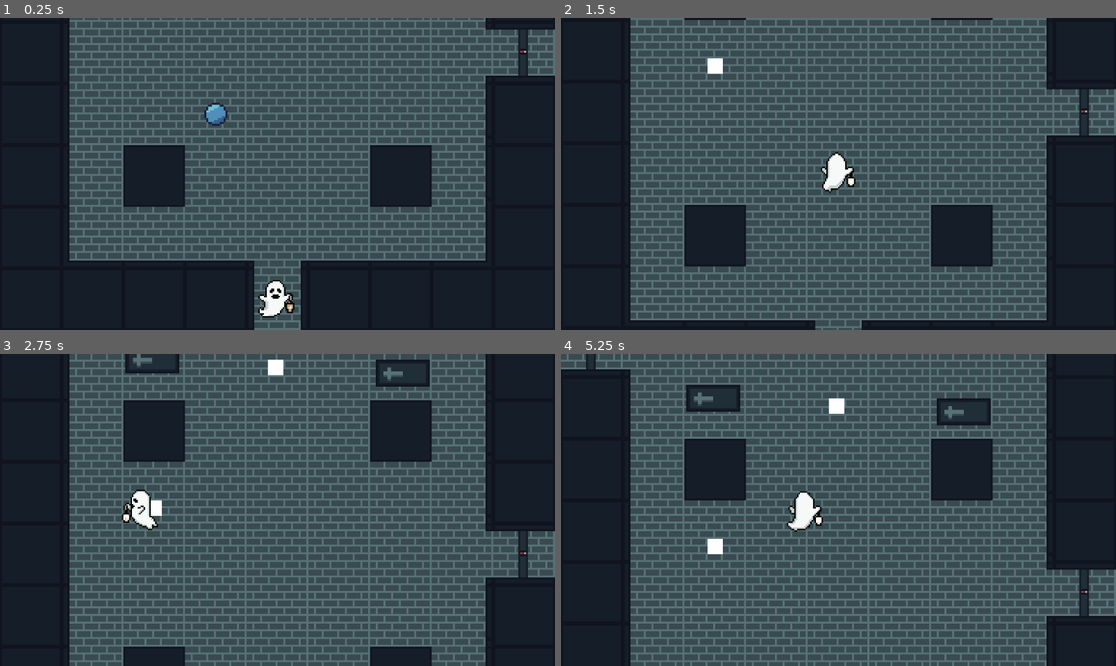
Above: before the commit, frames 1-4 (two rows, left to right).
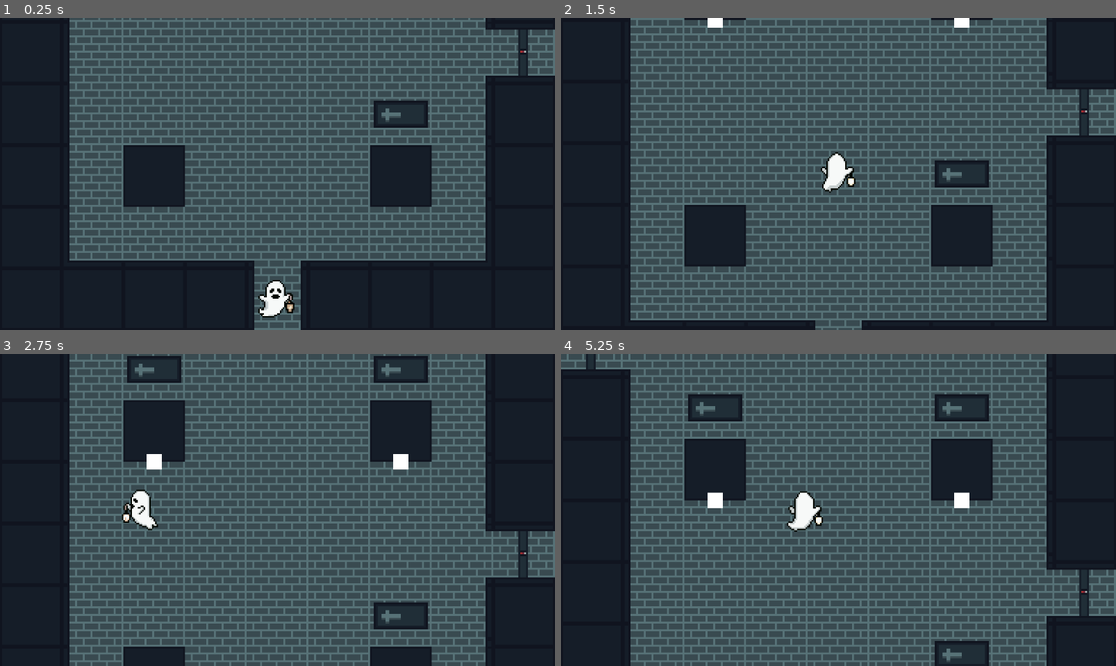
Above: after the commit, the same moments.

Repository: CISC204-S26/hw4-dbrownki-bradfost
Game: Godot game, scene res://Scenes/Rooms/room_1.tscn
The game is run twice, just before and just after one commit, with the same random seed, the same clock (stepped at 60 frames per second) and the same inputs.
Inputs:
- Up to frame 1 (0.25 s): no input
- Up to frame 2 (1.5 s): hold W (move_up) from 0.53 s (still down); tap E (interact) at 0.6, 1.35 s
- Up to frame 3 (2.75 s): release W (move_up) at 2.03 s; hold A (move_left) from 2.03 s (still down); tap E (interact) at 2.1 s
- Up to frame 4 (5.25 s): tap E (interact) every 0.75 s from 2.85 to 5.1 s; release A (move_left) at 3.53 s; hold S (move_down) 3.53-4.28 s; hold D (move_right) 4.28-5.03 s; hold W (move_up) from 5.03 s (still down)

The runs differ from the first frame. In frame 1, 1.0% of the frame differs, in the area x 36-78%, y 26-36%; in frame 2, 1.1%; in frame 3, 2.4%; in frame 4, 2.6%, in the area x 22-78%, y 9-100%.

Commit message:
Creates Tomb Openables that Contain Hidden Interactables

Diff:
--- a/Scenes/Interactables/switch_side_tomb_interactable.tscn
+++ b/Scenes/Interactables/switch_side_tomb_interactable.tscn
@@ -6,11 +6,12 @@
 [sub_resource type="CircleShape2D" id="CircleShape2D_vs6k1"]
 radius = 24.0
 
-[node name="SwitchSideTombInteractable" type="Area2D" unique_id=2092102697]
+[node name="SwitchSideTombInteractable" type="Area2D" unique_id=2092102697 node_paths=PackedStringArray("hiddenElement")]
 z_index = 1
 collision_layer = 2
 collision_mask = 0
 script = ExtResource("1_0o5aa")
+hiddenElement = NodePath("")
 metadata/_custom_type_script = "uid://uvv4u3lsh0oo"
 
 [node name="LeftTombClosed" type="Sprite2D" parent="." unique_id=177490550]
--- a/Scenes/Rooms/room_1.tscn
+++ b/Scenes/Rooms/room_1.tscn
@@ -221,11 +221,11 @@
 limit_bottom = 416
 
 [node name="SignInteractable" parent="." unique_id=993458865 instance=ExtResource("4_476il")]
-position = Vector2(143, 175)
+position = Vector2(208, 224)
 text = ["Hi!", "This is some dummy text!", "This conversation will end after this line!"]
 
 [node name="SignInteractable2" parent="." unique_id=391022452 instance=ExtResource("4_476il")]
-position = Vector2(80, 248)
+position = Vector2(80, 224)
 text = ["This is a different sign", "And it has different text!"]
 
 [node name="AnimatedSprite2D" type="AnimatedSprite2D" parent="." unique_id=1618300061]
@@ -239,9 +239,9 @@
 
 [node name="TextContainer" type="ColorRect" parent="CanvasLayer" unique_id=215167499]
 z_index = 2
-offset_top = 504.0
+offset_top = 506.0
 offset_right = 1156.0
-offset_bottom = 640.0
+offset_bottom = 642.0
 color = Color(0.19607843, 0.19607843, 0.19607843, 0.78431374)
 script = ExtResource("4_ba2wq")
 
@@ -262,14 +262,26 @@
 position = Vector2(80, 112)
 
 [node name="CollectibleInteractable" parent="." unique_id=661864919 instance=ExtResource("8_piptf")]
-position = Vector2(112, 304)
+position = Vector2(-40, 264)
 
 [node name="Tomb_Interactable" parent="." unique_id=2092102697 instance=ExtResource("9_0qggq")]
 z_index = 1
-position = Vector2(79, 171)
-
-[node name="SwitchSideTombInteractable" parent="." unique_id=1227094181 instance=ExtResource("10_7rrix")]
-position = Vector2(209, 178)
+position = Vector2(80, 176)
+
+[node name="HiddenSideTombInteractable" parent="." unique_id=1227094181 node_paths=PackedStringArray("doorToOpen", "hiddenElement") instance=ExtResource("10_7rrix")]
+position = Vector2(208, 176)
+doorToOpen = NodePath("../DungeonDoors/SideDoor2")
+hiddenElement = NodePath("SwitchInteractable2")
+
+[node name="SwitchInteractable2" parent="HiddenSideTombInteractable" unique_id=450423779 instance=ExtResource("7_3rs20")]
+position = Vector2(-8, 0)
+
+[node name="HiddenSideTombInteractable2" parent="." unique_id=830321286 node_paths=PackedStringArray("hiddenElement") instance=ExtResource("10_7rrix")]
+position = Vector2(208, 304)
+hiddenElement = NodePath("SignInteractable3")
+
+[node name="SignInteractable3" parent="HiddenSideTombInteractable2" unique_id=680664921 instance=ExtResource("4_476il")]
+text = ["I'm a pile of bones.", "Call me the bone man.", "Because I'm a pile of bones.", "...", "Man, I wish I was still alive."]
 
 [connection signal="enteredTalking" from="SignInteractable" to="Player" method="_on_entered_talking"]
 [connection signal="enteredTalking" from="SignInteractable" to="CanvasLayer/TextContainer" method="_on_entered_talking"]
@@ -284,3 +296,9 @@
 [connection signal="onSwitchInteracted" from="SwitchIntractable" to="Player" method="_on_switch_interacted"]
 [connection signal="onSwitchInteracted" from="SwitchIntractable2" to="Player" method="_on_switch_interacted"]
 [connection signal="collectibleCollected" from="CollectibleInteractable" to="Player" method="_on_collectible_collected"]
+[connection signal="onSwitchInteracted" from="HiddenSideTombInteractable/SwitchInteractable2" to="HiddenSideTombInteractable" method="_on_tomb_switch_interacted"]
+[connection signal="enteredTalking" from="HiddenSideTombInteractable2/SignInteractable3" to="Player" method="_on_entered_talking"]
+[connection signal="enteredTalking" from="HiddenSideTombInteractable2/SignInteractable3" to="CanvasLayer/TextContainer" method="_on_entered_talking"]
+[connection signal="exitedTalking" from="HiddenSideTombInteractable2/SignInteractable3" to="Player" method="_on_exited_talking"]
+[connection signal="exitedTalking" from="HiddenSideTombInteractable2/SignInteractable3" to="CanvasLayer/TextContainer" method="_on_exited_talking"]
+[connection signal="showText" from="HiddenSideTombInteractable2/SignInteractable3" to="CanvasLayer/TextContainer" method="_on_show_text"]
--- a/Scripts/GlobalScript.gd
+++ b/Scripts/GlobalScript.gd
@@ -1,3 +1,6 @@
 extends Node
 
 var orbsCollected = 0
+var leftDoorOpen = false
+var rightDoorOpen = false
+var mainDoorOpen = false
--- a/Scripts/Interactables/switch_interactable.gd
+++ b/Scripts/Interactables/switch_interactable.gd
@@ -4,10 +4,10 @@
 signal onSwitchInteracted(toggled: bool)
 
 func interact():
-	onSwitchInteracted.emit(toggled)
 	if toggled == false:
 		toggled = true
 		print("Switched ON")
 	else:
 		toggled = false
 		print("Switched OFF")
+	onSwitchInteracted.emit(toggled)
--- a/Scripts/Interactables/switch_side_tomb_interactable.gd
+++ b/Scripts/Interactables/switch_side_tomb_interactable.gd
@@ -1,17 +1,31 @@
 extends Interactable
 
 @export var opened = false
-var switch_scene: PackedScene = preload("res://Scenes/Interactables/switch_interactable.tscn")
+@export var doorToOpen: Node2D
+@export var hiddenElement: Interactable
+
 signal onTombInteracted(toggled: bool)
 
+func _ready():
+	if hiddenElement:
+		hiddenElement.hide()
+		hiddenElement.process_mode = Node.PROCESS_MODE_DISABLED
+
 func interact():
-	onTombInteracted.emit(opened)
 	if opened == false:
 		opened = true
 		$LeftTombClosed.visible = false
 		$LeftTombOpened.visible = true
+		$InteractableCollider.queue_free()
+		if hiddenElement:
+			hiddenElement.process_mode = Node.PROCESS_MODE_INHERIT
+			hiddenElement.show()
 		print("Tomb Opened")
-		var switch = switch_scene.instantiate() as Interactable
-		add_child(switch)
 	else:
 		pass
+	onTombInteracted.emit(opened)
+
+func _on_tomb_switch_interacted(toggled: bool) -> void:
+	if toggled:
+		if doorToOpen:
+			doorToOpen.queue_free()
--- a/Scripts/Interactables/tomb_interactable.gd
+++ b/Scripts/Interactables/tomb_interactable.gd
@@ -9,6 +9,7 @@
 		opened = true
 		$LeftTombClosed.visible = false
 		$LeftTombOpened.visible = true
+		$InteractableCollider.queue_free()
 		print("Tomb Opened")
 	else:
 		pass
Not shown: 1 places in Scenes/Interactables/empty_horz_tomb_interactable.tscn that only renumber resources
Not shown: 1 places in Scenes/Interactables/switch_side_tomb_interactable.tscn that only renumber resources
Not shown: 1 places in Scenes/Rooms/room_1.tscn that only renumber resources
